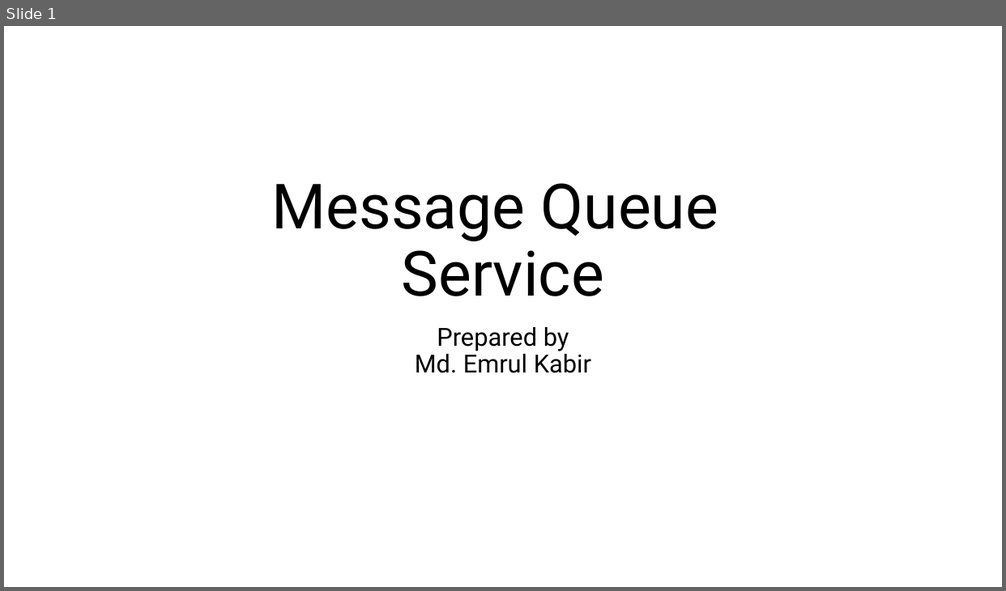
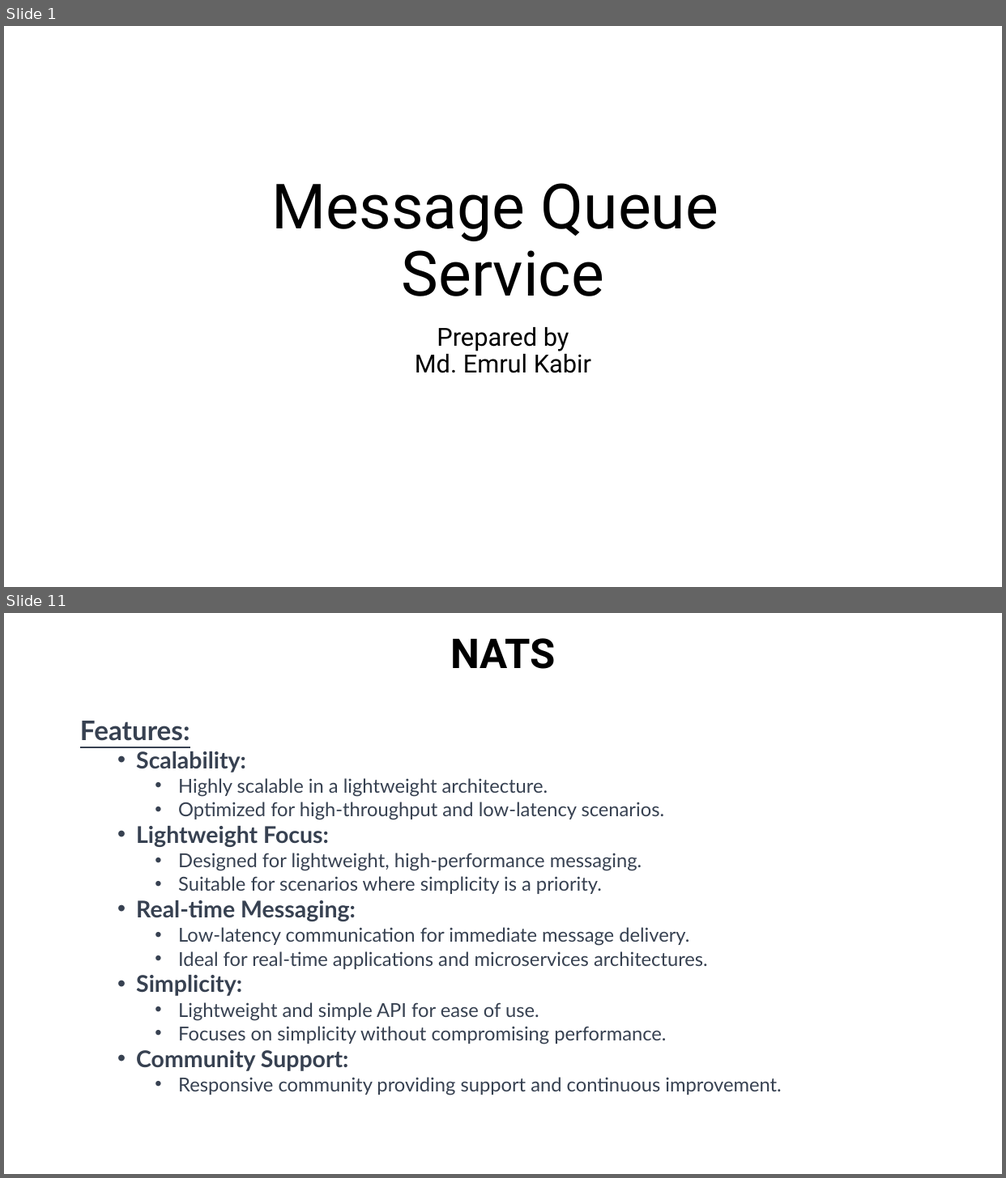
Before and after one commit to emrul11/OSL-MessageQueueService, a slide deck: Documents/MessageQueueService.pptx. Shown one above the other, each under a label of ours: slide 1 before the commit, slides 1 and 11 after it; the slides between them are not shown. The pictures are 1006x591 and 1006x1178 pixels, drawn with LibreOffice and Linux fonts; fonts in the diff are those of the drawing. Boxes give left, top, right and bottom in pixels: in the first picture for what was removed or moved away, otherwise in the second. Text is boxed around its words. In the diff, an @@ line names an element or a change of style, - is before the commit and + after.

```diff
--- a/Documents/MessageQueueService.pptx
+++ b/Documents/MessageQueueService.pptx
@@ slide 11 added at bbox=[4, 613, 1002, 1174], background #FFFFFF @@
@@ title added at bbox=[450, 638, 556, 669], 39.6 pt, text #000000, bold @@
+NATS
@@ text added at bbox=[80, 721, 781, 1096], 18.5 pt, text #374151 @@
+Features:
+  • Scalability:
+    • Highly scalable in a lightweight architecture.
+    • Optimized for high-throughput and low-latency scenarios.
+  • Lightweight Focus:
+    • Designed for lightweight, high-performance messaging.
+    • Suitable for scenarios where simplicity is a priority.
+  • Real-time Messaging:
+    • Low-latency communication for immediate message delivery.
+    • Ideal for real-time applications and microservices architectures.
+  • Simplicity:
+    • Lightweight and simple API for ease of use.
+    • Focuses on simplicity without compromising performance.
+  • Community Support:
+    • Responsive community providing support and continuous improvement.
```
Also in this commit, not shown: 5 slides changed, 19 other slides added.
